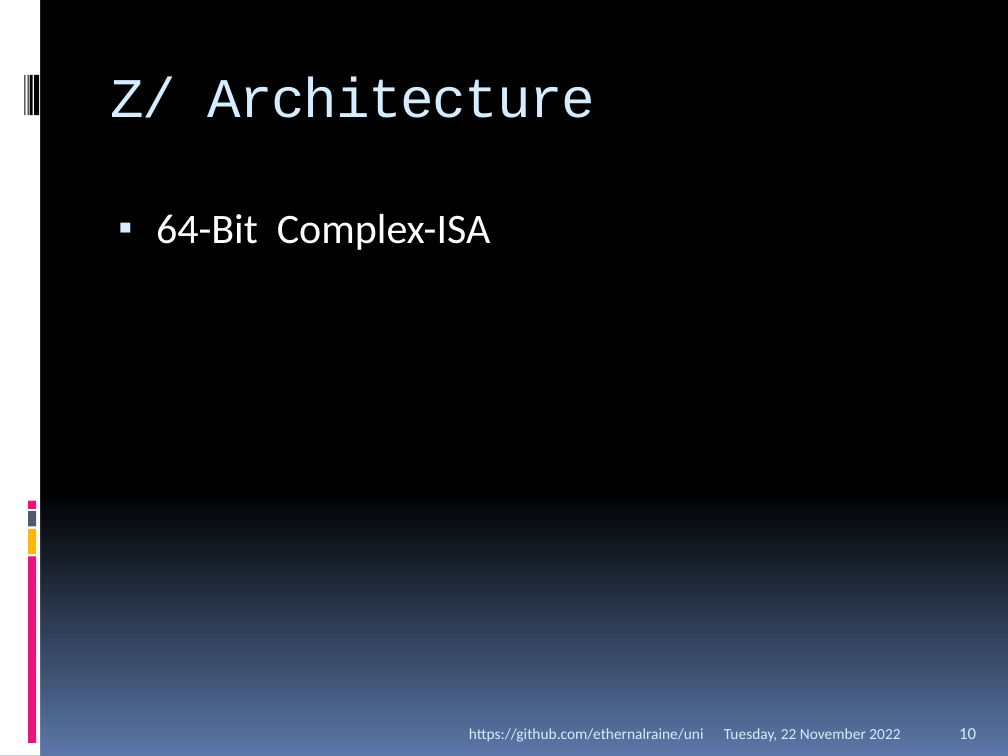
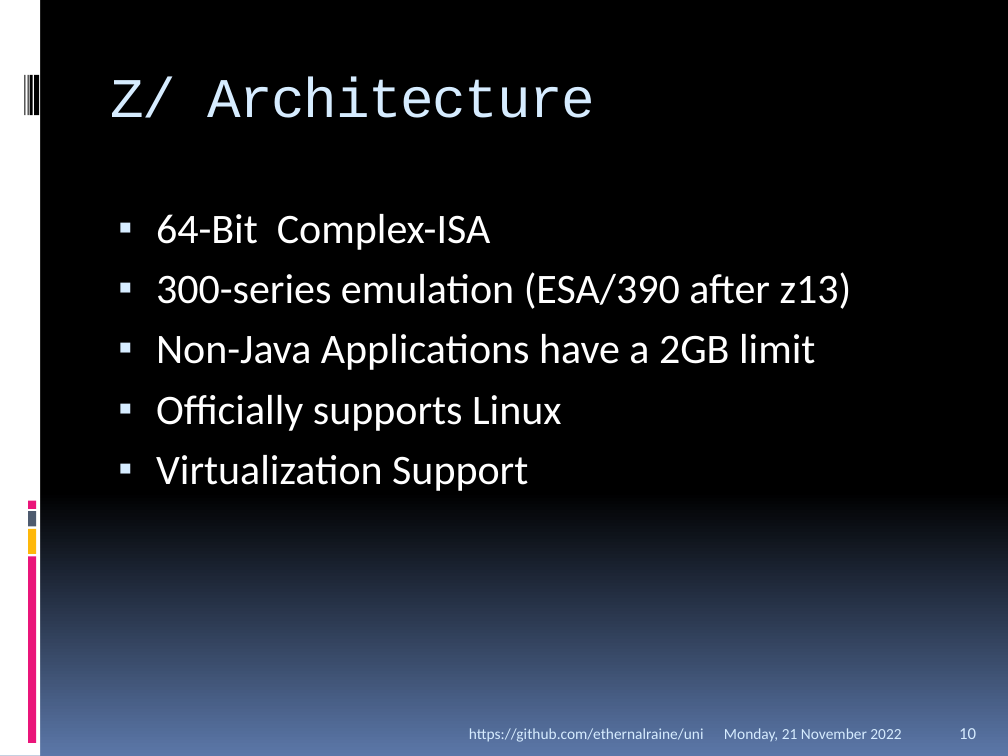
Before and after one commit to EthernalRaine/uni, a slide deck: slide 10 of presentations/IBM/Zero Downtime.pptx. Drawn at 1008x756 pixels with LibreOffice and Linux fonts; fonts in the diff are those of the drawing. Boxes give left, top, right and bottom in pixels: in the first picture for what was removed or moved away, otherwise in the second. Text is boxed around its words. In the diff, an @@ line names an element or a change of style, - is before the commit and + after.

```diff
--- a/presentations/IBM/Zero Downtime.pptx
+++ b/presentations/IBM/Zero Downtime.pptx
@@ text at (156, 272, 852, 491): paragraphs added @@
+▪ 300-series emulation (ESA/390 after z13)
+▪ Non-Java Applications have a 2GB limit
+▪ Officially supports Linux
+▪ Virtualization Support
@@ text at (724, 728, 901, 742): text changed @@
-Tuesday, 22 November 2022
+Monday, 21 November 2022
```
Also in this commit, not shown: 14 other slides changed, 2 slides removed.
